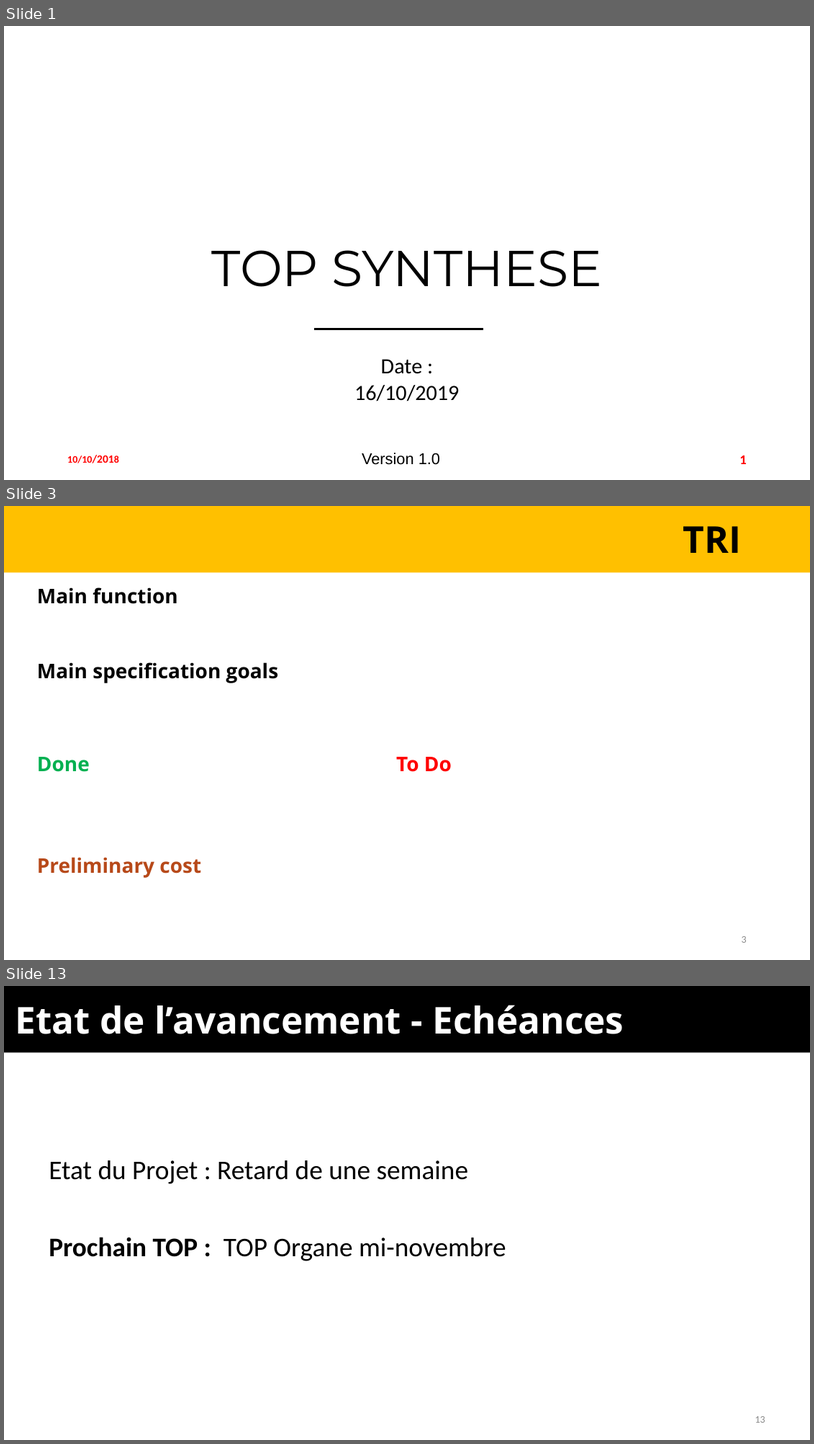
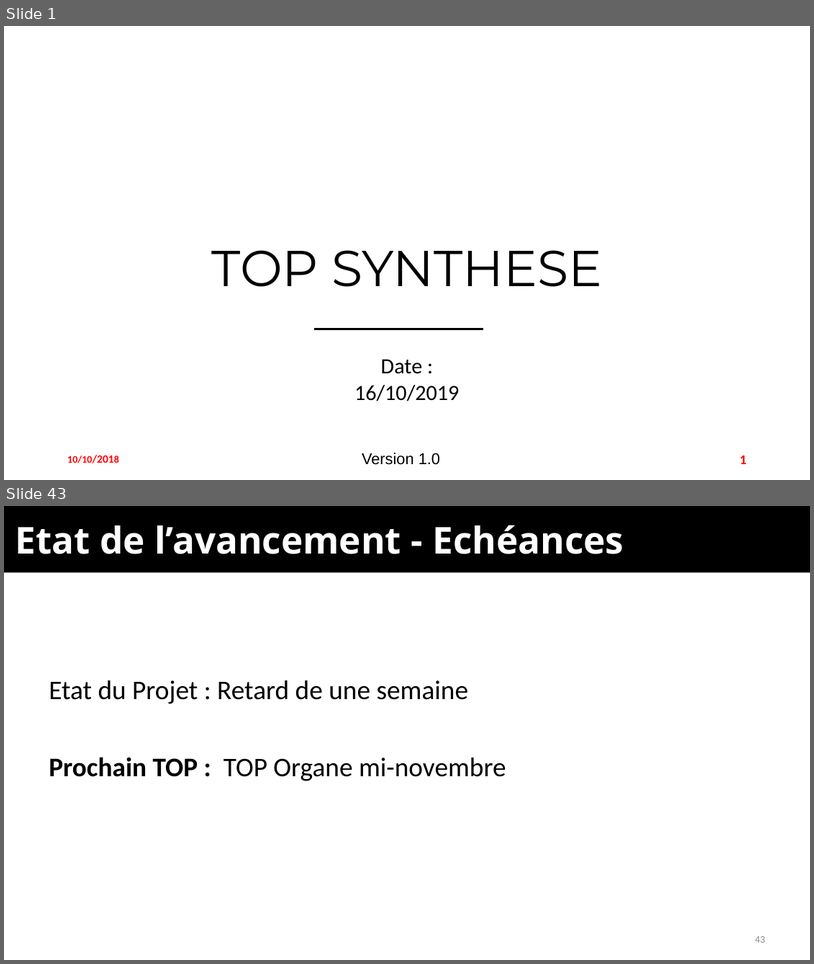
Before and after one commit to EOSCogniton/Ressources2020, a slide deck: TO_TOPs/05_Top_Synth/Template v2.0.pptx. Shown one above the other, each under a label of ours: slides 1, 3 and 13 before the commit, slides 1 and 43 after it; the slides between them are not shown. The pictures are 814x1444 and 814x964 pixels, drawn with LibreOffice and Linux fonts; fonts in the diff are those of the drawing; background and template pictures are left out. Boxes give left, top, right and bottom in pixels: in the first picture for what was removed or moved away, otherwise in the second. Text is boxed around its words. In the diff, an @@ line names an element or a change of style, - is before the commit and + after.

```diff
--- a/TO_TOPs/05_Top_Synth/Template v2.0.pptx
+++ b/TO_TOPs/05_Top_Synth/Template v2.0.pptx
@@ slide 3 removed at [4, 506, 810, 960], background #FFFFFF @@
@@ rectangle removed at [4, 506, 810, 573] @@
@@ text removed at [683, 526, 741, 553] @@
-TRI
@@ text removed at [37, 587, 178, 604] @@
-Main function
@@ text removed at [37, 662, 278, 683] @@
-Main specification goals
@@ text removed at [37, 757, 90, 772] @@
-Done
@@ text removed at [396, 757, 452, 772] @@
-To Do
@@ text removed at [37, 857, 201, 878] @@
-Preliminary cost
@@ page number removed at [742, 936, 747, 942] @@
-3
@@ what was slide 13 is now slide 43 @@
@@ page number at [756, 936, 766, 942]: text changed @@
-13
+43
```
Also in this commit, not shown: 1 slide changed, 40 slides added, 9 other slides removed, 1 other file.
